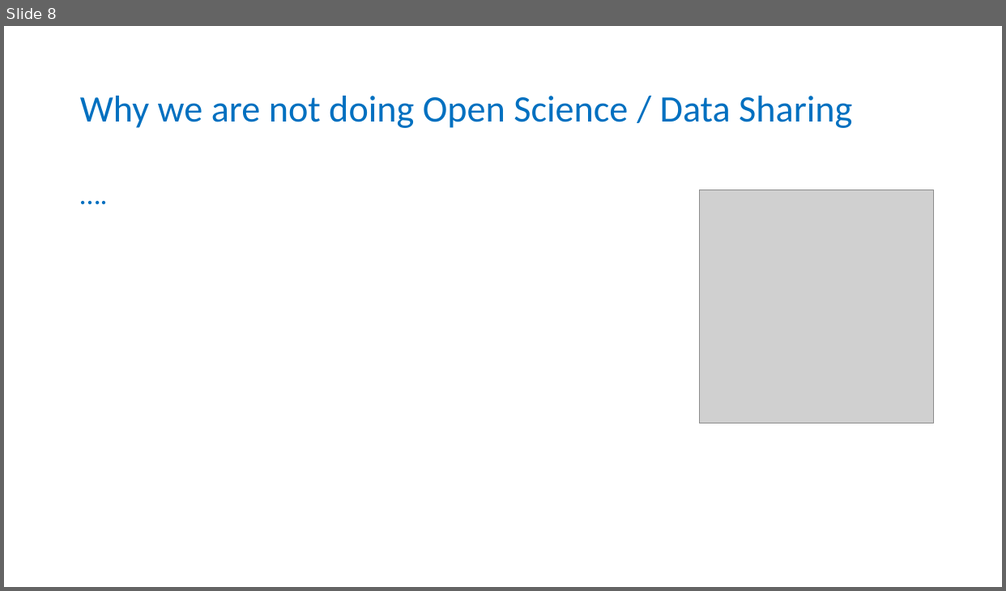
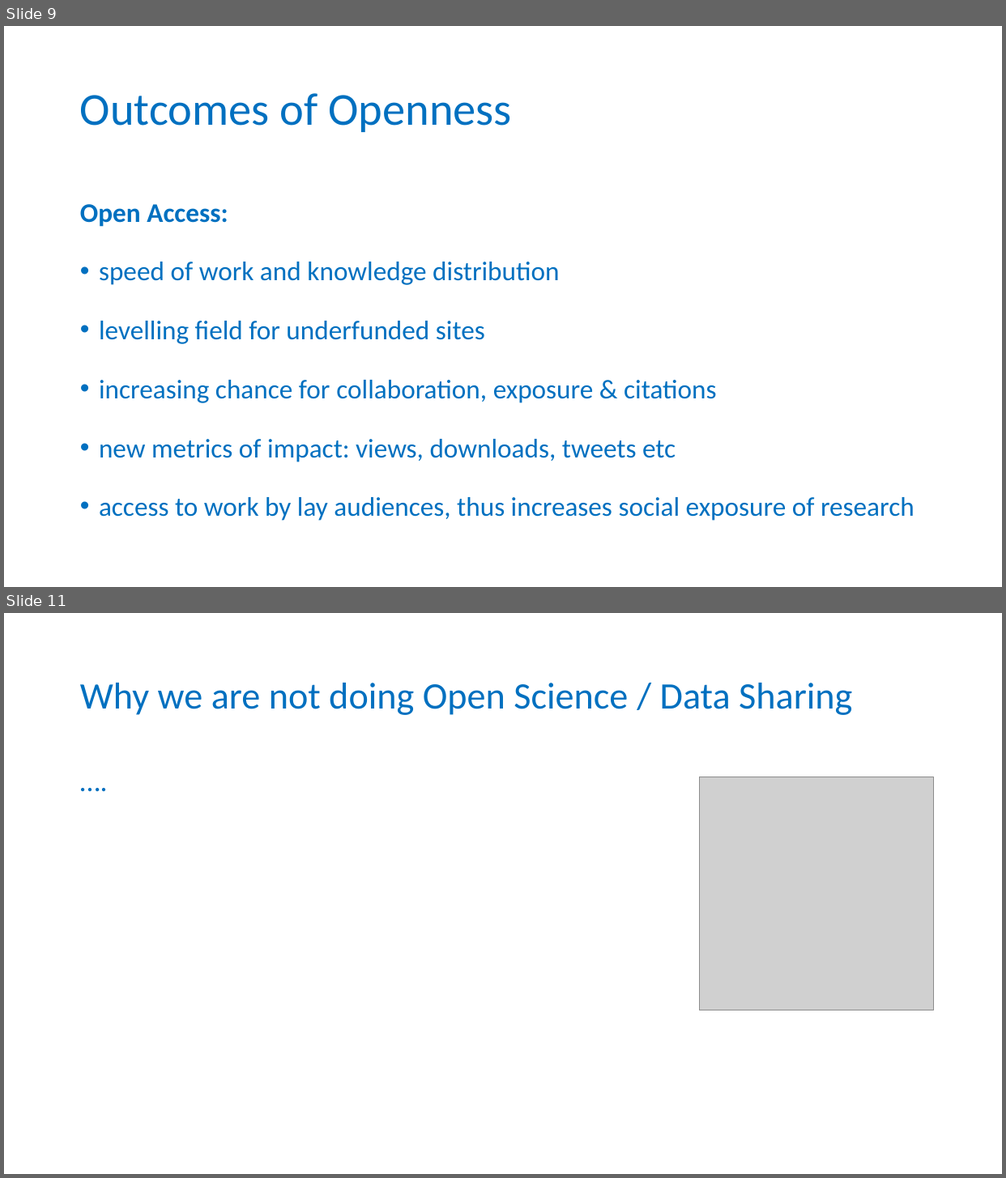
Before and after one commit to tobyhodges/probable-enigma, a slide deck: instructors/01-Why_are_we_here.pptx. Shown one above the other, each under a label of ours: slide 8 before the commit, slides 9 and 11 after it; the slides between them are not shown. The pictures are 1006x591 and 1006x1178 pixels, drawn with LibreOffice and Linux fonts; fonts in the diff are those of the drawing; grey boxes stand for pictures; background and template pictures are left out. Boxes give left, top, right and bottom in pixels: in the first picture for what was removed or moved away, otherwise in the second. Text is boxed around its words. In the diff, an @@ line names an element or a change of style, - is before the commit and + after.

```diff
--- a/instructors/01-Why_are_we_here.pptx
+++ b/instructors/01-Why_are_we_here.pptx
@@ slide 9 added at [4,26,1002,587], background #FFFFFF @@
@@ title added at [80,93,512,132], 44 pt, text #0070C0 @@
+Outcomes of Openness
@@ text added at [80,204,914,521], 25.9 pt, text #0070C0 @@
+Open Access:
+• speed of work and knowledge distribution
+• levelling field for underfunded sites
+• increasing chance for collaboration, exposure & citations
+• new metrics of impact: views, downloads, tweets etc
+• access to work by lay audiences, thus increases social exposure of research
@@ what was slide 8 is now slide 11 @@
```
Also in this commit, not shown: 2 other slides added, 1 other file.
